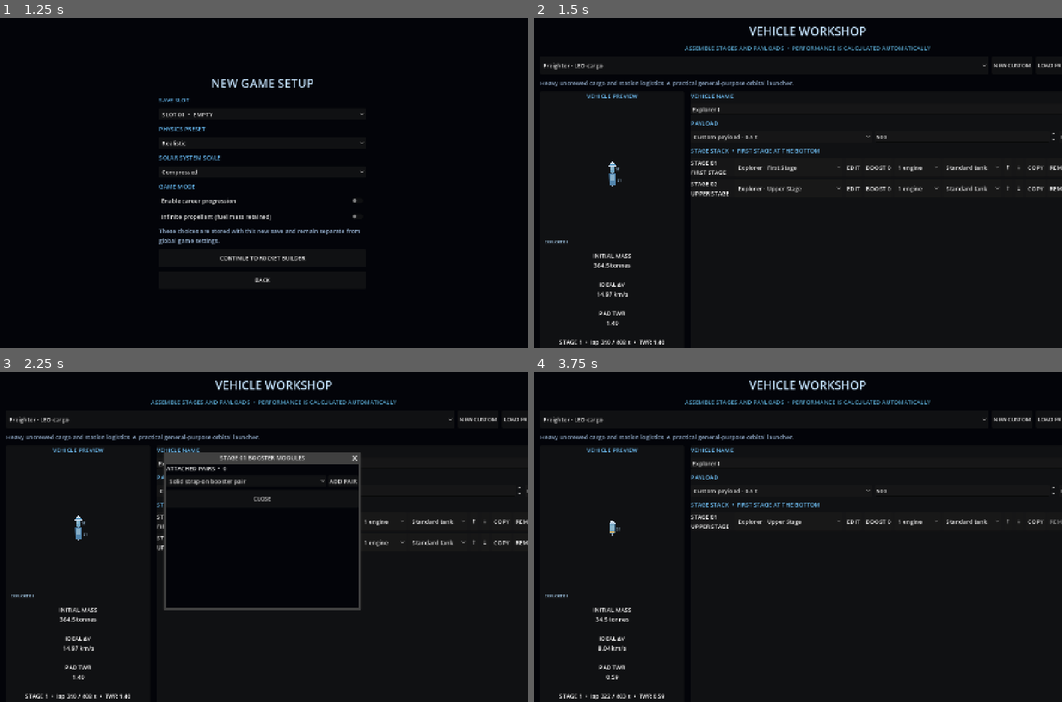
Above: before the commit, frames 1-4 (two rows, left to right).
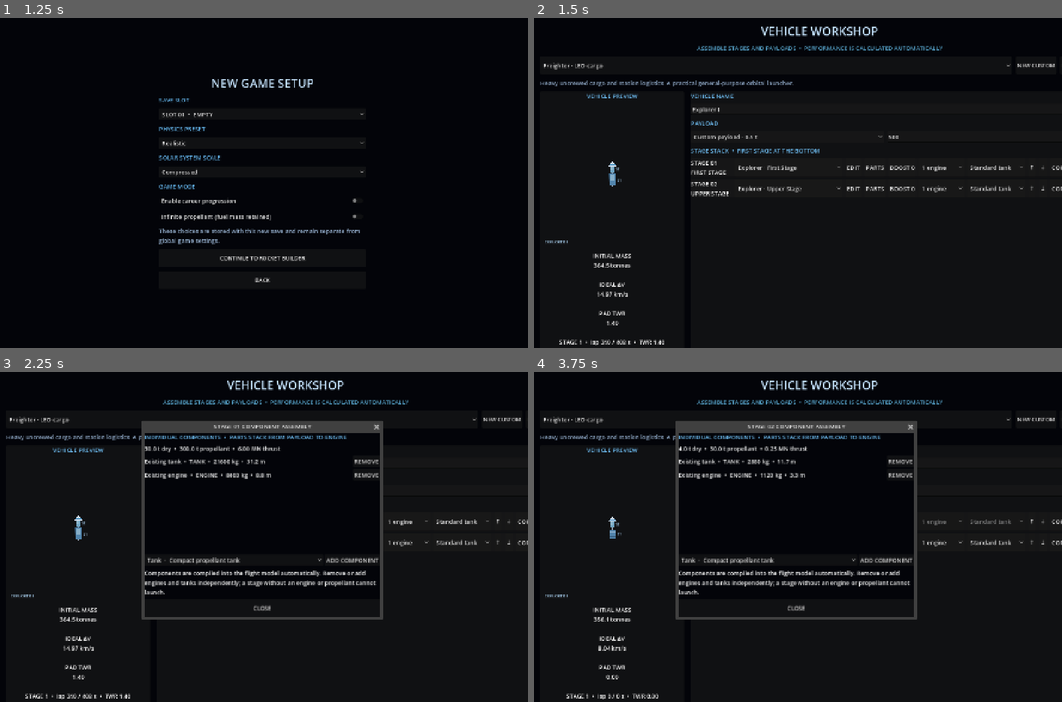
Above: after the commit, the same moments.

Repository: Blagos1195/Gravity-simulator
Game: Godot game, scene res://scenes/main.tscn
Two runs of this game, one before a commit and one after it. Both use one fixed random seed, a clock stepped at 60 frames per second and the inputs below.
Inputs (mouse positions are in pixels of both pictures, inside the frame that each line leads up to):
- Up to frame 1 (1.25 s): click "NEW GAME" at 0.5 s
- Up to frame 2 (1.5 s): click "CONTINUE TO ROCKET BUILDER" at 1.25 s
- Up to frame 3 (2.25 s): click (343, 520) at 2 s, where only the run after the commit has a clickable "PARTS"
- Up to frame 4 (3.75 s): click "REMOVE" at 2.75 s; click (877, 543) at 3.5 s, where only the run after the commit has a clickable "PARTS"

Frame 1 is identical in both runs. In frame 2, 1.8% of the frame differs, in the area x 28-100%, y 2-53%; in frame 3, 9.0%, in the area x 26-100%, y 2-76%; in frame 4, 7.7%.

Commit message:
Add individual rocket component assembly editor

Diff:
--- a/Gravity/scripts/main.gd
+++ b/Gravity/scripts/main.gd
@@ -2,6 +2,7 @@
 
 const SimulationView = preload("res://scripts/simulation_view.gd")
 const RocketDesign = preload("res://scripts/rocket_design.gd")
+const RocketAssembly = preload("res://scripts/rocket_assembly.gd")
 const RocketVisual = preload("res://scripts/rocket_visual.gd")
 const FlightComputer = preload("res://scripts/flight_computer.gd")
 const PlanetarySystem = preload("res://scripts/planetary_system.gd")
@@ -837,6 +838,7 @@
 				selected_part_index = part_index
 		if not stage_part_options.is_empty():
 			part_selector.select(selected_part_index)
+		part_selector.disabled = bool(stage.get("component_assembly", false))
 		part_selector.item_selected.connect(func(part_index: int):
 			var selected_part_id := str(part_selector.get_item_metadata(part_index))
 			rocket_design["stages"][stage_index] = RocketDesign.configure_stage(selected_part_id, 1, 1.0)
@@ -850,6 +852,13 @@
 			_show_stage_editor(stage_index)
 		)
 		stage_row.add_child(edit_stage_button)
+		var parts_button := Button.new()
+		parts_button.text = "PARTS"
+		parts_button.tooltip_text = "Assemble this stage from individual tanks, engines, decouplers and structures."
+		parts_button.pressed.connect(func():
+			_show_vehicle_component_editor(stage_index)
+		)
+		stage_row.add_child(parts_button)
 		var booster_button := Button.new()
 		var stage_boosters: Array = stage.get("boosters", [])
 		booster_button.text = "BOOST %d" % stage_boosters.size()
@@ -868,6 +877,7 @@
 			engine_selector.add_item("%d engine%s" % [engine_count, "" if engine_count == 1 else "s"])
 			engine_selector.set_item_metadata(engine_selector.item_count - 1, engine_count)
 		engine_selector.select(engine_options.find(current_engine_count))
+		engine_selector.disabled = bool(stage.get("component_assembly", false))
 		engine_selector.item_selected.connect(func(option_index: int):
 			var current_stage: Dictionary = rocket_design["stages"][stage_index]
 			var configured := RocketDesign.reconfigure_stage(current_stage, int(engine_selector.get_item_metadata(option_index)), float(current_stage.get("tank_scale", 1.0)))
@@ -890,6 +900,7 @@
 			tank_selector.set_item_metadata(tank_selector.item_count - 1, current_tank_scale)
 			selected_tank_index = tank_selector.item_count - 1
 		tank_selector.select(selected_tank_index)
+		tank_selector.disabled = bool(stage.get("component_assembly", false))
 		tank_selector.item_selected.connect(func(option_index: int):
 			var current_stage: Dictionary = rocket_design["stages"][stage_index]
 			var configured := RocketDesign.reconfigure_stage(current_stage, int(current_stage.get("engine_count", 1)), float(tank_selector.get_item_metadata(option_index)))
@@ -965,6 +976,91 @@
 	_add_button(actions, "LAUNCH VEHICLE", _launch_designed_vehicle)
 	_add_button(actions, "BACK", _show_new_game_setup)
 	_update_design_stats()
+
+
+func _show_vehicle_component_editor(stage_index: int) -> void:
+	if stage_index < 0 or stage_index >= rocket_design.get("stages", []).size():
+		return
+	rocket_design["stages"][stage_index] = RocketAssembly.ensure_stage_components(rocket_design["stages"][stage_index])
+	var stage: Dictionary = rocket_design["stages"][stage_index]
+	var window := Window.new()
+	window.title = "STAGE %02d COMPONENT ASSEMBLY" % (stage_index + 1)
+	window.size = Vector2i(640, 560)
+	window.min_size = Vector2i(500, 400)
+	window.transient = true
+	window.close_requested.connect(window.queue_free)
+	add_child(window)
+	var layout := VBoxContainer.new()
+	layout.set_anchors_and_offsets_preset(Control.PRESET_FULL_RECT)
+	layout.add_theme_constant_override("separation", 8)
+	window.add_child(layout)
+	var heading := Label.new()
+	heading.text = "INDIVIDUAL COMPONENTS  •  PARTS STACK FROM PAYLOAD TO ENGINE"
+	heading.add_theme_color_override("font_color", Color(0.45, 0.78, 1.0))
+	layout.add_child(heading)
+	var summary := Label.new()
+	summary.text = "%.1f t dry  •  %.1f t propellant  •  %.2f MN thrust" % [
+		float(stage.get("dry_mass", 0.0)) / 1000.0,
+		float(stage.get("fuel_capacity", 0.0)) / 1000.0,
+		float(stage.get("vacuum_thrust", 0.0)) / 1000000.0
+	]
+	layout.add_child(summary)
+	var scroll := ScrollContainer.new()
+	scroll.size_flags_vertical = Control.SIZE_EXPAND_FILL
+	layout.add_child(scroll)
+	var component_list := VBoxContainer.new()
+	component_list.size_flags_horizontal = Control.SIZE_EXPAND_FILL
+	component_list.add_theme_constant_override("separation", 6)
+	scroll.add_child(component_list)
+	var components: Array = stage.get("components", [])
+	for component_index in range(components.size()):
+		var component: Dictionary = components[component_index]
+		var row := HBoxContainer.new()
+		component_list.add_child(row)
+		var details := Label.new()
+		details.size_flags_horizontal = Control.SIZE_EXPAND_FILL
+		details.text = "%s  •  %s  •  %.0f kg  •  %.1f m" % [
+			str(component.get("label", component.get("id", "Component"))),
+			str(component.get("kind", "structure")).to_upper(),
+			float(component.get("dry_mass", 0.0)),
+			float(component.get("length_m", 0.0))
+		]
+		row.add_child(details)
+		var remove_button := Button.new()
+		remove_button.text = "REMOVE"
+		remove_button.pressed.connect(func():
+			var updated := RocketAssembly.remove_component(rocket_design["stages"][stage_index], component_index)
+			if not updated.is_empty():
+				rocket_design["stages"][stage_index] = updated
+				window.queue_free()
+				_show_vehicle_editor()
+		)
+		row.add_child(remove_button)
+	var add_row := HBoxContainer.new()
+	var component_selector := OptionButton.new()
+	component_selector.size_flags_horizontal = Control.SIZE_EXPAND_FILL
+	for option in RocketAssembly.component_options():
+		component_selector.add_item("%s  ·  %s" % [str(option.get("kind", "part")).capitalize(), str(option.get("label", option.get("id", "Component")))])
+		component_selector.set_item_metadata(component_selector.item_count - 1, str(option.get("id", "")))
+	add_row.add_child(component_selector)
+	var add_button := Button.new()
+	add_button.text = "ADD COMPONENT"
+	add_button.disabled = component_selector.item_count == 0
+	add_button.pressed.connect(func():
+		var updated := RocketAssembly.add_component(rocket_design["stages"][stage_index], str(component_selector.get_selected_metadata()))
+		if not updated.is_empty():
+			rocket_design["stages"][stage_index] = updated
+			window.queue_free()
+			_show_vehicle_editor()
+	)
+	add_row.add_child(add_button)
+	layout.add_child(add_row)
+	var note := Label.new()
+	note.autowrap_mode = TextServer.AUTOWRAP_WORD_SMART
+	note.text = "Components are compiled into the flight model automatically. Remove or add engines and tanks independently; a stage without an engine or propellant cannot launch."
+	layout.add_child(note)
+	_add_button(layout, "CLOSE", func(): window.queue_free())
+	window.popup_centered()
 
 
 func _duplicate_stage(stage_index: int) -> void:
